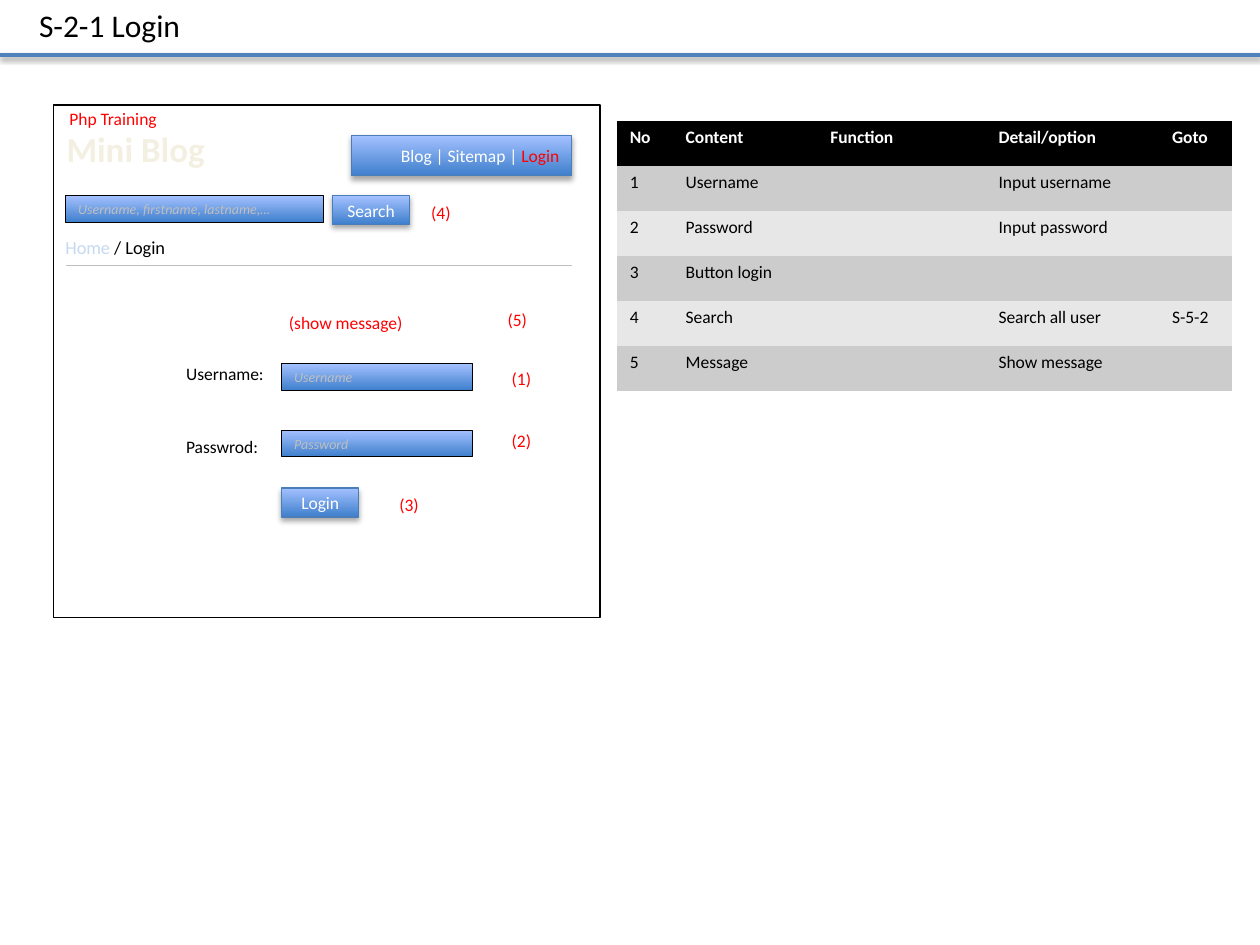
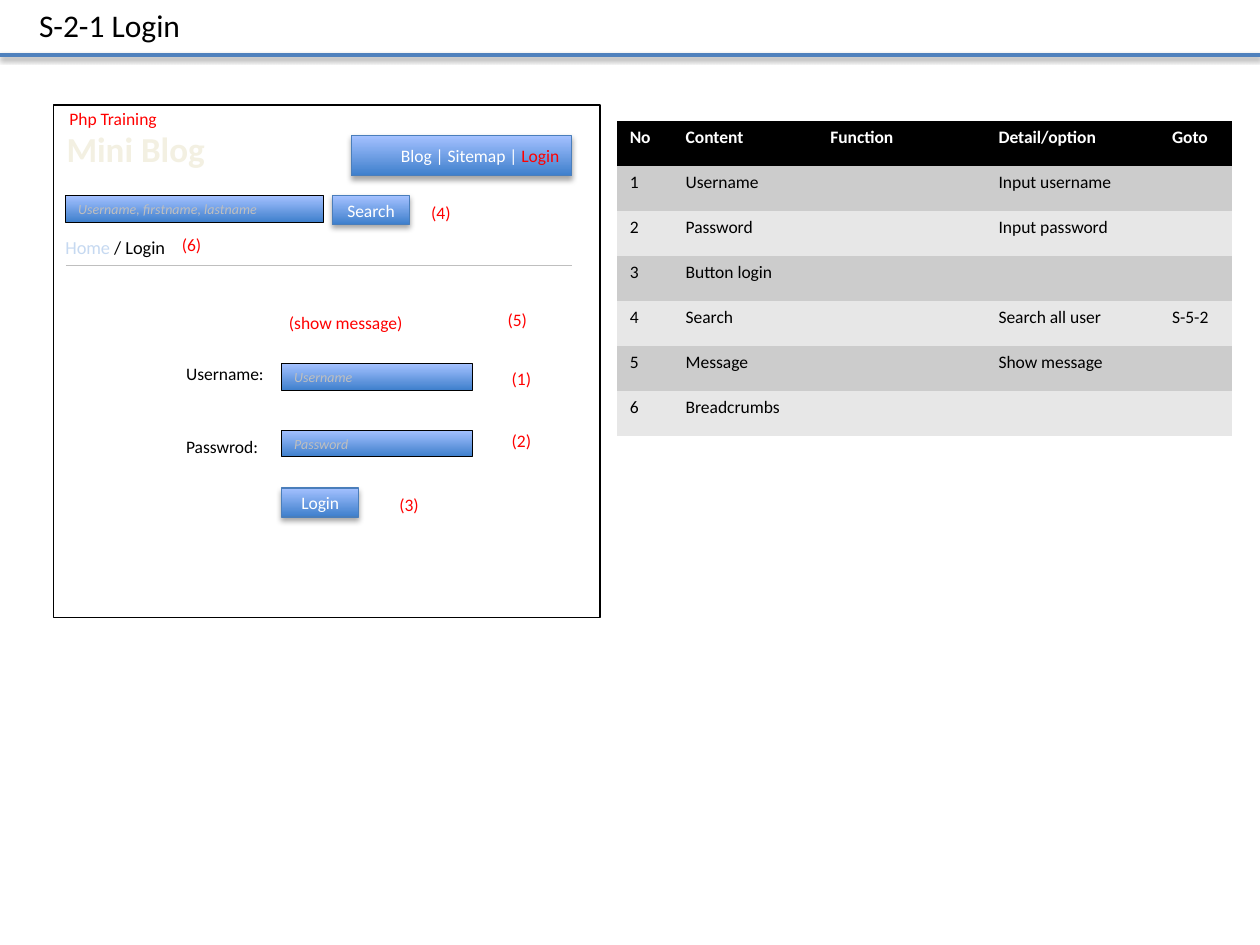
Before and after one commit to truong-vu-mulodo/mini-blog, a slide deck: slide 4 of php/tam-v.anh/doc/detail_design/frontend/wireframe/MiniBlog_Wireframe_Ver_0.1.0.pptx. Drawn at 1260x945 pixels with LibreOffice and Linux fonts; fonts in the diff are those of the drawing. Boxes give left, top, right and bottom in pixels: in the first picture for what was removed or moved away, otherwise in the second. Text is boxed around its words. In the diff, an @@ line names an element or a change of style, - is before the commit and + after.

```diff
--- a/php/tam-v.anh/doc/detail_design/frontend/wireframe/MiniBlog_Wireframe_Ver_0.1.0.pptx
+++ b/php/tam-v.anh/doc/detail_design/frontend/wireframe/MiniBlog_Wireframe_Ver_0.1.0.pptx
@@ table at [617, 121, 1232, 436] @@
+row 7: 6 | Breadcrumbs |  |  | 
@@ text in rectangle at [78, 204, 257, 218]: text changed @@
-Username, firstname, lastname,…
+Username, firstname, lastname
@@ text added at [182, 238, 201, 254], 10 pt, text #FF0000 @@
+(6)
```
Also in this commit, not shown: 4 other slides changed, 2 slides added, 1 slide removed.
